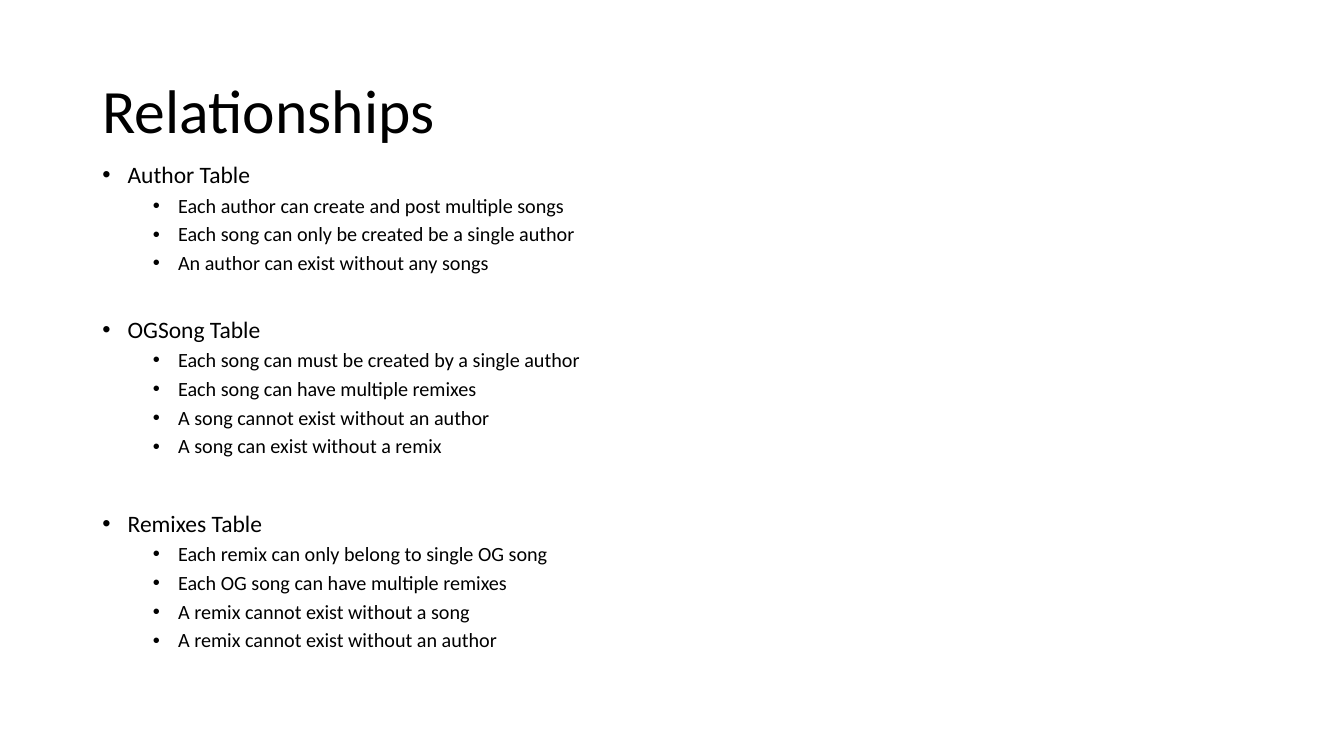
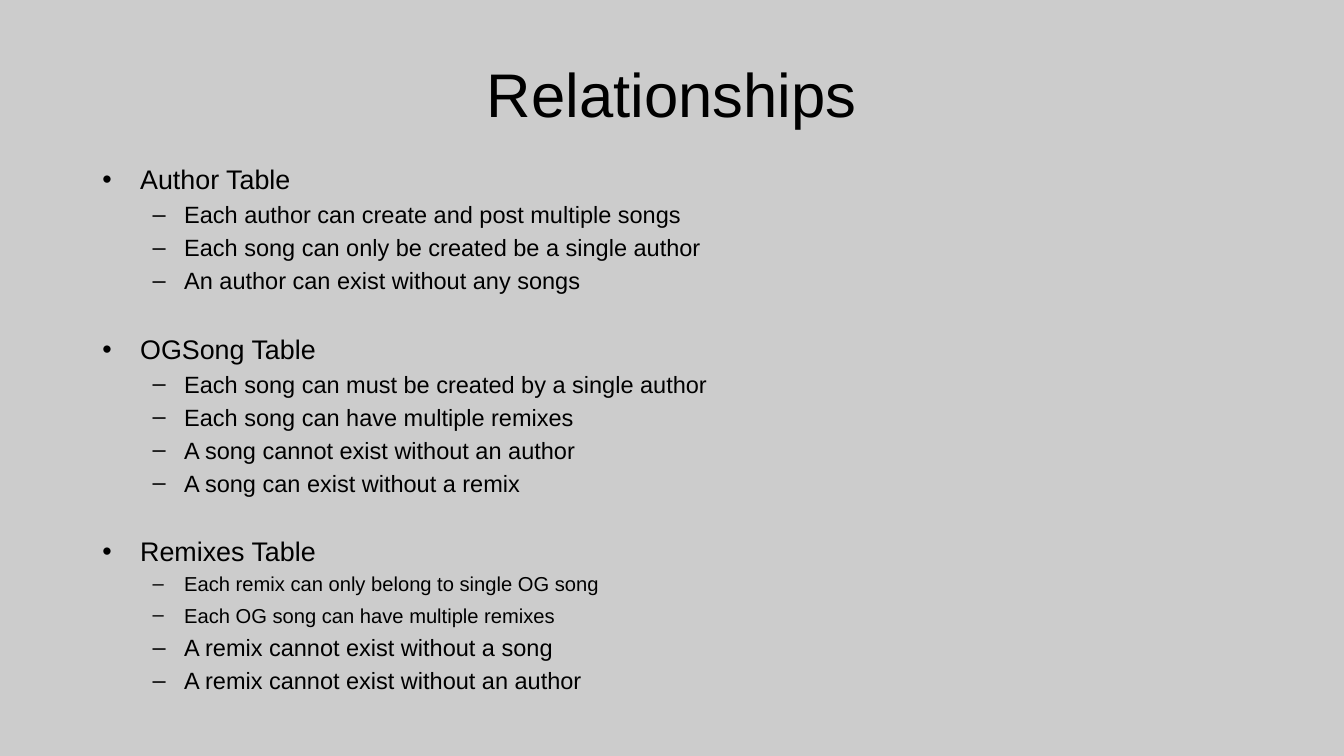
Before and after one commit to BenjieA/Music-Index-Flask-2020, a slide deck: slide 6 of ERDiagram.pptx (slide 2 before the commit). Drawn at 1344x756 pixels with LibreOffice and Linux fonts; fonts in the diff are those of the drawing. Boxes give left, top, right and bottom in pixels: in the first picture for what was removed or moved away, otherwise in the second. Text is boxed around its words. In the diff, an @@ line names an element or a change of style, - is before the commit and + after.

```diff
--- a/ERDiagram.pptx
+++ b/ERDiagram.pptx
@@ background #FFFFFF to #CCCCCC @@
@@ title "Relationships": place and size @@
-title "Relationships" at bbox=[102, 90, 434, 143]
+title "Relationships" at bbox=[487, 72, 857, 129]
@@ title "Relationships" at bbox=[487, 72, 857, 129]: font Calibri to Arial; alignment left to centre; line spacing 0.9 to 1 @@
@@ text "Author Table" at bbox=[140, 169, 707, 690]: size 16.8 to 19.2 pt in "Author Table", "OGSong Table", "Remixes Table"; font Calibri to Arial; size 14.4 to 16.8 pt in "Each author can create and post multiple ...", "Each song can only be created be ...", "An author can exist without any songs", "Each song can must be created by ..." and 5 more places; indent changed; line spacing 0.9 to 1; less space between paragraphs; bullet • to – @@
```
Also in this commit, not shown: 2 other slides changed, 12 slides added, 1 slide removed.
